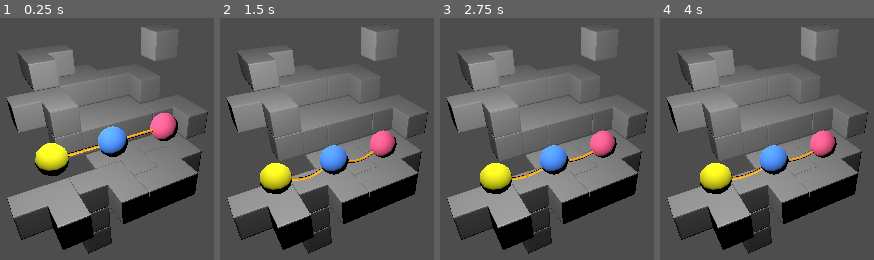
Above: before the commit, frames 1-4 (left to right).
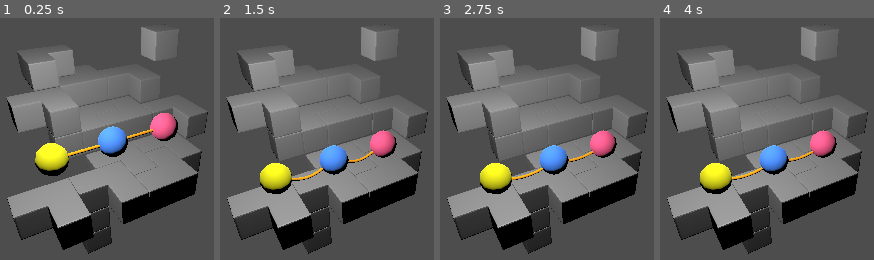
Above: after the commit, the same moments.

Repository: kmichalikk/last-camp-game
Game: Godot game, scene res://world.tscn
Same seed, same stepped clock (60 frames per second), same inputs: the game is played once before the commit and once after it.
Inputs (mouse positions are in pixels of both pictures, inside the frame that each line leads up to):
- Up to frame 1 (0.25 s): no input
- Up to frame 2 (1.5 s): move the mouse to (outside the picture) at 0.52 s; click (outside the picture) at 0.67 s; tap Enter at 1.25 s; move the mouse to (outside the picture) at 1.27 s; click (outside the picture) at 1.42 s
- Up to frame 3 (2.75 s): move the mouse to (outside the picture) at 2.02 s; click (outside the picture) at 2.17 s
- Up to frame 4 (4 s): move the mouse to (756, 252) at 2.77 s; click (756, 252) at 2.92 s; move the mouse to (outside the picture) at 3.52 s; click (outside the picture) at 3.67 s

The runs differ from the first frame. In frame 1, 0.2% of the frame differs, in the area x 31-72%, y 46-58%; in frame 2, 0.2%; in frame 3, 0.2%; in frame 4, 0.2%.

Commit message:
make rope great again

Diff:
--- a/rope.gd
+++ b/rope.gd
@@ -144,7 +144,7 @@
 		time_under_strain = 0
 		material.albedo_color = Color('orange')
 
-	visual_rope.update_rope(strain_points, broken)
+	visual_rope.update_rope(get_raw_joint_points(), broken)
 
 func _break_rope() -> void:
 	if (!broken):
@@ -168,3 +168,9 @@
 		else:
 			joint_points.push_back((strain_points[i-1].global_position + strain_points[i].global_position) / 2)
 	return joint_points
+
+func get_raw_joint_points() -> Array[Vector3]:
+	var points: Array[Vector3] = []
+	for sp in strain_points:
+		points.push_back(sp.global_position)
+	return points
--- a/visual_rope.gd
+++ b/visual_rope.gd
@@ -4,7 +4,6 @@
 const VISUAL_ROPE_RADIUS = 0.05
 const VISUAL_ROPE_SIDES = 12
 
-# There must be exactly 2 parts
 var visual_parts: Array[VisualHalf] = []
 
 class VisualHalf:
@@ -23,24 +22,26 @@
 
 		poly.mode = CSGPolygon3D.MODE_PATH
 		poly.path_node = poly.get_path_to(path)
-		poly.path_interval = 0.1
-		poly.path_rotation = CSGPolygon3D.PATH_ROTATION_POLYGON
+		poly.path_interval = 0.05
+
+		poly.path_rotation = CSGPolygon3D.PATH_ROTATION_PATH
+
 		poly.polygon = poly_shape
 		poly.material = mat
+		poly.smooth_faces = true
 
-	func update_points(points: Array[Node3D], origin: Node3D):
+	func update_points(points: Array[Vector3], origin: Node3D):
 		curve.clear_points()
 		for p in points:
-			curve.add_point(origin.to_local(p.global_position))
-
+			curve.add_point(origin.to_local(p))
 
 func setup(material: Material):
 	var shape = _generate_circle_polygon(VISUAL_ROPE_RADIUS, VISUAL_ROPE_SIDES)
 	for i in range(2):
 		visual_parts.append(VisualHalf.new(self, material, shape))
 
-func update_rope(points: Array[Node3D], broken: bool):
-	if points.size() < 4:
+func update_rope(points: Array[Vector3], broken: bool):
+	if points.size() < 2:
 		return
 
 	var mid = points.size() / 2
